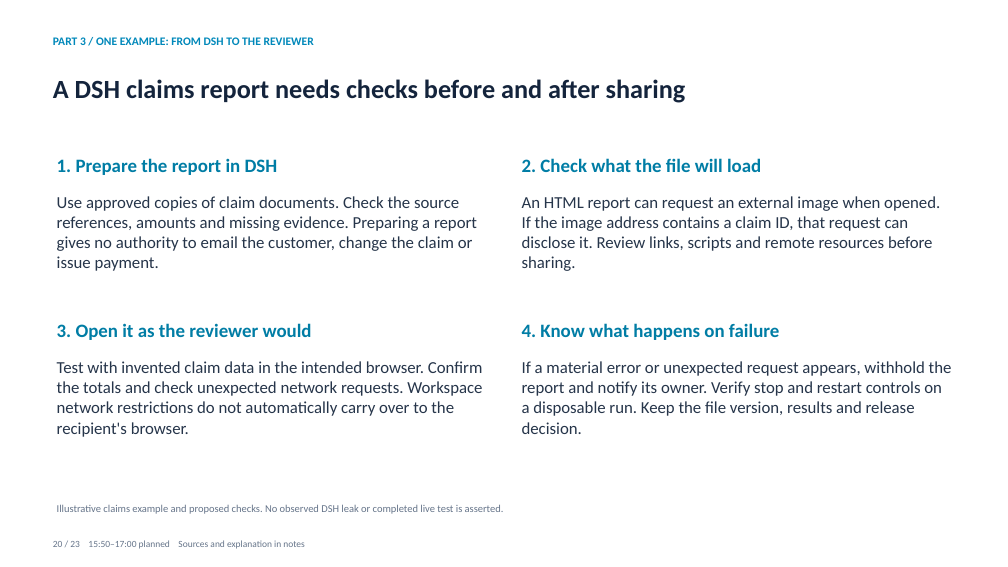
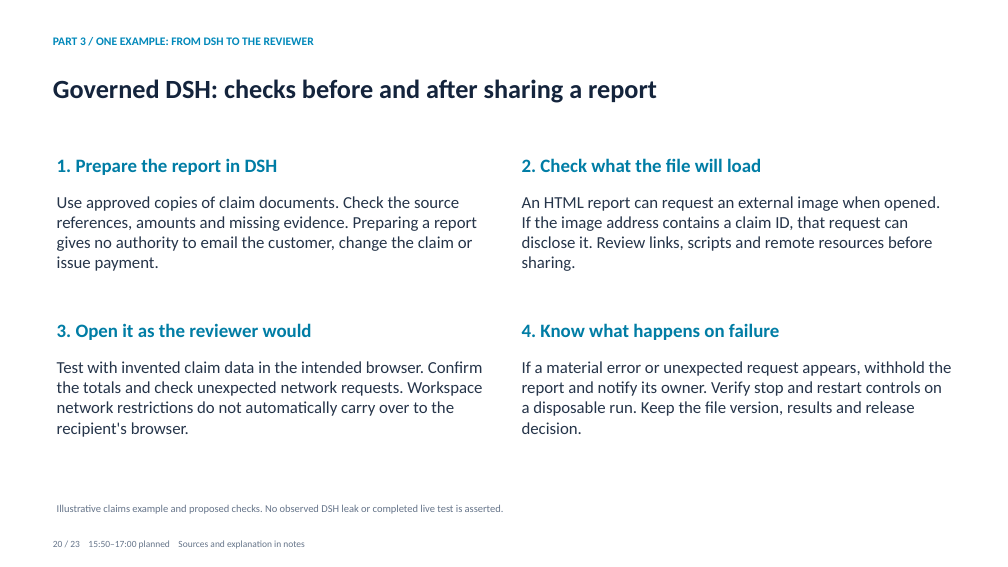
Before and after one commit to skunpoj/dsh_setup, a slide deck: slide 20 of docs/presentations/guarding-the-value-stream/Guarding_the_Value_Stream.pptx. Drawn at 1008x567 pixels with LibreOffice and Linux fonts; fonts in the diff are those of the drawing. Boxes give left, top, right and bottom in pixels: in the first picture for what was removed or moved away, otherwise in the second. Text is boxed around its words. In the diff, an @@ line names an element or a change of style, - is before the commit and + after.

```diff
--- a/docs/presentations/guarding-the-value-stream/Guarding_the_Value_Stream.pptx
+++ b/docs/presentations/guarding-the-value-stream/Guarding_the_Value_Stream.pptx
@@ text at <box>53,79,657,103</box>: text changed @@
-A DSH claims report needs checks before and after sharing
+Governed DSH: checks before and after sharing a report
```
Also in this commit, not shown: 5 other slides changed, 2 other files.
